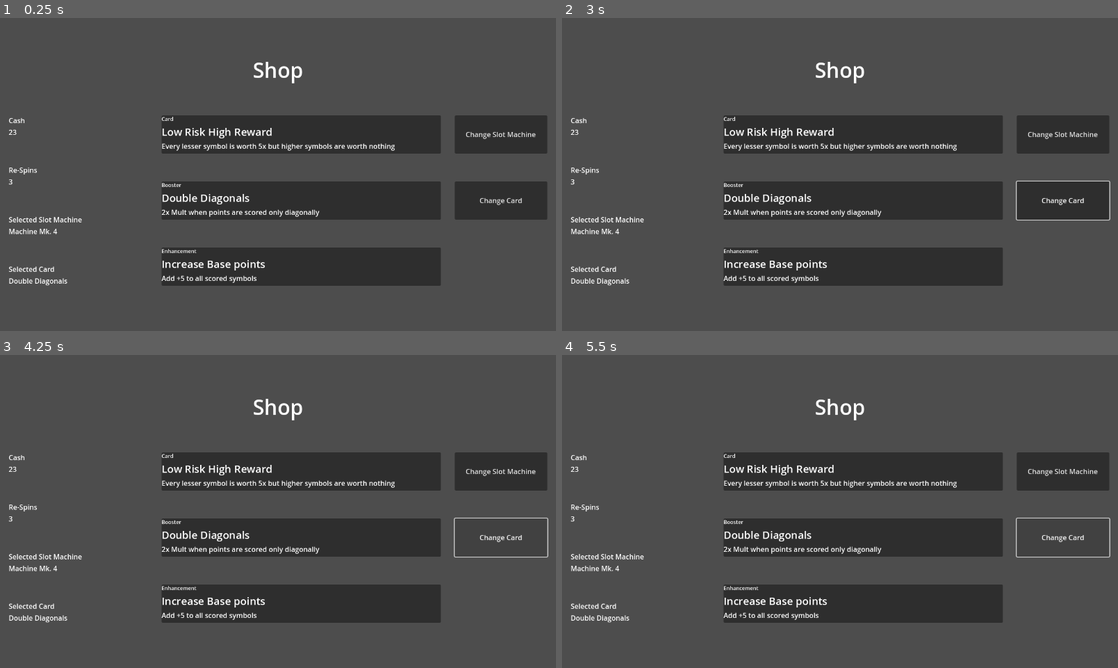
Above: before the commit, frames 1-4 (two rows, left to right).
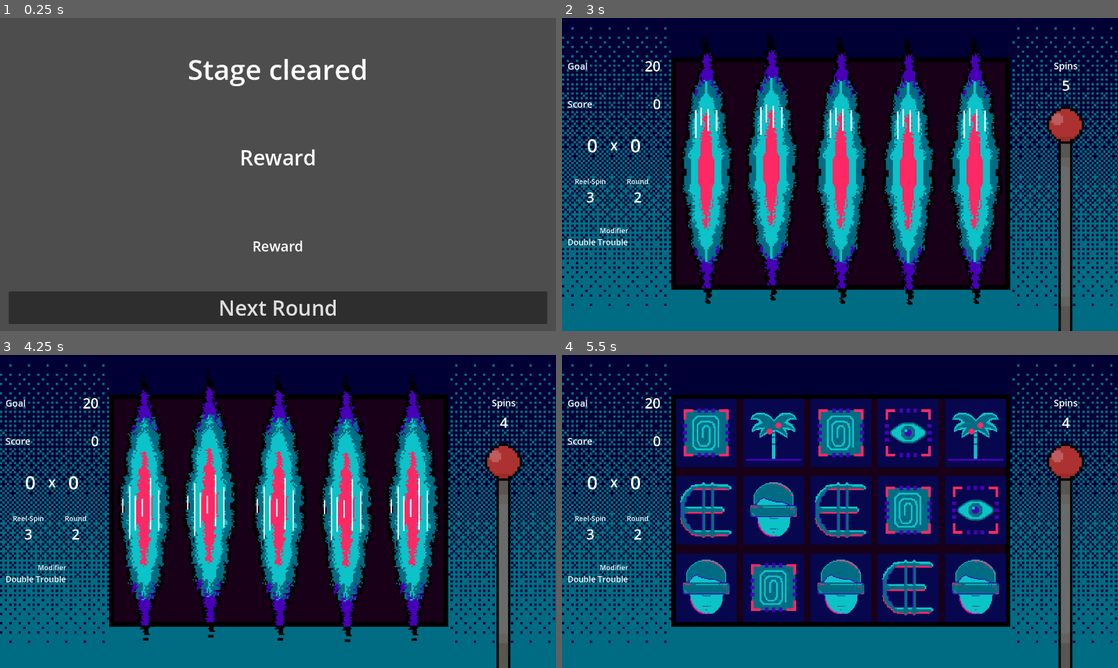
Above: after the commit, the same moments.

Repository: saveligulas/hackathon2025
Game: Godot game, scene res://scenes/shop.tscn
The game is run twice, just before and just after one commit, with the same random seed, the same clock (stepped at 60 frames per second) and the same inputs. This scene is started directly instead of the project's main scene.
Inputs (mouse positions are in pixels of both pictures, inside the frame that each line leads up to):
- Up to frame 1 (0.25 s): no input
- Up to frame 2 (3 s): click (862, 133) at 0.52 s; click (1062, 133) at 1.25 s, where only the run before the commit has a clickable "Change Slot Machine"; click (1062, 199) at 2 s, where only the run before the commit has a clickable "Change Card"; click (840, 305) at 2.75 s, where only the run after the commit has a clickable "Next Round"
- Up to frame 3 (4.25 s): click (505, 549) at 3.52 s
- Up to frame 4 (5.5 s): click (862, 470) at 4.27 s; click (1067, 549) at 5.02 s

The runs differ from the first frame. In frame 1, 34% of the frame differs, in the area x 1-99%, y 13-98%; in frame 2, 100%; in frame 3, 100%; in frame 4, 100%, in the area x 0-100%, y 0-100%.

Commit message:
Change shop and add game over screen

Diff:
--- /dev/null
+++ b/scenes/game_over.tscn
@@ -0,0 +1,40 @@
+[gd_scene load_steps=2 format=3 uid="uid://dshh66ykc4x6m"]
+
+[ext_resource type="Script" uid="uid://col0dybwb6ckr" path="res://src/core/game_over.gd" id="1_xeevv"]
+
+[node name="GameOver" type="Control"]
+layout_mode = 3
+anchors_preset = 15
+anchor_right = 1.0
+anchor_bottom = 1.0
+grow_horizontal = 2
+grow_vertical = 2
+script = ExtResource("1_xeevv")
+metadata/_edit_vertical_guides_ = [640.0]
+
+[node name="Label" type="Label" parent="."]
+layout_mode = 1
+anchors_preset = 15
+anchor_right = 1.0
+anchor_bottom = 1.0
+grow_horizontal = 2
+grow_vertical = 2
+theme_override_font_sizes/font_size = 156
+text = "Game Over"
+horizontal_alignment = 1
+vertical_alignment = 1
+
+[node name="Button" type="Button" parent="."]
+layout_mode = 1
+anchors_preset = 7
+anchor_left = 0.5
+anchor_top = 1.0
+anchor_right = 0.5
+anchor_bottom = 1.0
+offset_left = -167.0
+offset_top = -148.0
+offset_right = 167.25806
+offset_bottom = -82.0
+grow_horizontal = 2
+grow_vertical = 0
+text = "Back to Main Menu"
--- a/scenes/playing.tscn
+++ b/scenes/playing.tscn
@@ -240,6 +240,34 @@
 text = "Double Trouble"
 text_overrun_behavior = 3
 
+[node name="MarginContainer2" type="MarginContainer" parent="Slot Machine"]
+offset_left = 1554.5867
+offset_top = 142.30234
+offset_right = 1936.0829
+offset_bottom = 286.30234
+theme_override_constants/margin_left = 20
+theme_override_constants/margin_top = 0
+theme_override_constants/margin_right = 40
+theme_override_constants/margin_bottom = 20
+
+[node name="Spins" type="VBoxContainer" parent="Slot Machine/MarginContainer2"]
+custom_minimum_size = Vector2(320, 0)
+layout_mode = 2
+theme_override_constants/separation = 12
+
+[node name="Title" type="Label" parent="Slot Machine/MarginContainer2/Spins"]
+layout_mode = 2
+theme_override_font_sizes/font_size = 32
+text = "Spins"
+horizontal_alignment = 1
+
+[node name="Value" type="Label" parent="Slot Machine/MarginContainer2/Spins"]
+layout_mode = 2
+size_flags_horizontal = 3
+theme_override_font_sizes/font_size = 48
+text = "5"
+horizontal_alignment = 1
+
 [node name="ReelContainer" parent="." instance=ExtResource("9_rq5p2")]
 position = Vector2(262, 101)
 
--- a/scenes/shop.tscn
+++ b/scenes/shop.tscn
@@ -1,4 +1,6 @@
-[gd_scene format=3 uid="uid://cthxdcqxcchb"]
+[gd_scene load_steps=2 format=3 uid="uid://cthxdcqxcchb"]
+
+[ext_resource type="Script" uid="uid://825n77krh3mj" path="res://src/core/shop.gd" id="1_lx5au"]
 
 [node name="Shop" type="Control"]
 layout_mode = 3
@@ -7,6 +9,7 @@
 anchor_bottom = 1.0
 grow_horizontal = 2
 grow_vertical = 2
+script = ExtResource("1_lx5au")
 
 [node name="MarginContainer" type="MarginContainer" parent="."]
 layout_mode = 1
@@ -26,175 +29,28 @@
 [node name="Shop Label" type="Label" parent="MarginContainer/VBoxContainer"]
 custom_minimum_size = Vector2(0, 200)
 layout_mode = 2
-theme_override_font_sizes/font_size = 48
-text = "Shop"
+theme_override_font_sizes/font_size = 64
+text = "Stage cleared"
 horizontal_alignment = 1
 vertical_alignment = 1
 
-[node name="HFlowContainer" type="HFlowContainer" parent="MarginContainer/VBoxContainer"]
+[node name="Reward Title" type="Label" parent="MarginContainer/VBoxContainer"]
+custom_minimum_size = Vector2(0, 200)
 layout_mode = 2
-size_flags_vertical = 3
-theme_override_constants/h_separation = 32
+theme_override_font_sizes/font_size = 48
+text = "Reward"
+horizontal_alignment = 1
+vertical_alignment = 1
 
-[node name="Information" type="VBoxContainer" parent="MarginContainer/VBoxContainer/HFlowContainer"]
-custom_minimum_size = Vector2(320, 0)
+[node name="Reward" type="Label" parent="MarginContainer/VBoxContainer"]
+custom_minimum_size = Vector2(0, 200)
 layout_mode = 2
-theme_override_constants/separation = 64
+theme_override_font_sizes/font_size = 32
+text = "Reward"
+horizontal_alignment = 1
+vertical_alignment = 1
 
-[node name="Cash" type="VBoxContainer" parent="MarginContainer/VBoxContainer/HFlowContainer/Information"]
+[node name="Button" type="Button" parent="MarginContainer/VBoxContainer"]
 layout_mode = 2
-
-[node name="Title" type="Label" parent="MarginContainer/VBoxContainer/HFlowContainer/Information/Cash"]
-layout_mode = 2
-text = "Cash"
-
-[node name="Value" type="Label" parent="MarginContainer/VBoxContainer/HFlowContainer/Information/Cash"]
-layout_mode = 2
-text = "23"
-
-[node name="Spins" type="VBoxContainer" parent="MarginContainer/VBoxContainer/HFlowContainer/Information"]
-layout_mode = 2
-
-[node name="Title" type="Label" parent="MarginContainer/VBoxContainer/HFlowContainer/Information/Spins"]
-layout_mode = 2
-text = "Re-Spins"
-
-[node name="Value" type="Label" parent="MarginContainer/VBoxContainer/HFlowContainer/Information/Spins"]
-layout_mode = 2
-text = "3"
-
-[node name="Spins2" type="VBoxContainer" parent="MarginContainer/VBoxContainer/HFlowContainer/Information"]
-layout_mode = 2
-
-[node name="Title" type="Label" parent="MarginContainer/VBoxContainer/HFlowContainer/Information/Spins2"]
-layout_mode = 2
-text = "Selected Slot Machine"
-
-[node name="Value" type="Label" parent="MarginContainer/VBoxContainer/HFlowContainer/Information/Spins2"]
-layout_mode = 2
-text = "Machine Mk. 4"
-
-[node name="Spins3" type="VBoxContainer" parent="MarginContainer/VBoxContainer/HFlowContainer/Information"]
-layout_mode = 2
-
-[node name="Title" type="Label" parent="MarginContainer/VBoxContainer/HFlowContainer/Information/Spins3"]
-layout_mode = 2
-text = "Selected Card"
-
-[node name="Value" type="Label" parent="MarginContainer/VBoxContainer/HFlowContainer/Information/Spins3"]
-layout_mode = 2
-text = "Double Diagonals"
-
-[node name="Items" type="VBoxContainer" parent="MarginContainer/VBoxContainer/HFlowContainer"]
-custom_minimum_size = Vector2(600, 0)
-layout_mode = 2
-size_flags_horizontal = 3
-theme_override_constants/separation = 64
-
-[node name="Item1" type="HBoxContainer" parent="MarginContainer/VBoxContainer/HFlowContainer/Items"]
-layout_mode = 2
-size_flags_vertical = 3
-
-[node name="Button" type="Button" parent="MarginContainer/VBoxContainer/HFlowContainer/Items/Item1"]
-layout_mode = 2
-size_flags_horizontal = 3
-
-[node name="VBoxContainer" type="VBoxContainer" parent="MarginContainer/VBoxContainer/HFlowContainer/Items/Item1/Button"]
-layout_mode = 1
-anchors_preset = 15
-anchor_right = 1.0
-anchor_bottom = 1.0
-grow_horizontal = 2
-grow_vertical = 2
-size_flags_horizontal = 3
-
-[node name="Type Label" type="Label" parent="MarginContainer/VBoxContainer/HFlowContainer/Items/Item1/Button/VBoxContainer"]
-layout_mode = 2
-theme_override_font_sizes/font_size = 12
-text = "Card"
-
-[node name="Name" type="Label" parent="MarginContainer/VBoxContainer/HFlowContainer/Items/Item1/Button/VBoxContainer"]
-layout_mode = 2
-theme_override_font_sizes/font_size = 24
-text = "Low Risk High Reward"
-
-[node name="Description" type="Label" parent="MarginContainer/VBoxContainer/HFlowContainer/Items/Item1/Button/VBoxContainer"]
-layout_mode = 2
-text = "Every lesser symbol is worth 5x but higher symbols are worth nothing"
-
-[node name="Item2" type="HBoxContainer" parent="MarginContainer/VBoxContainer/HFlowContainer/Items"]
-layout_mode = 2
-size_flags_vertical = 3
-
-[node name="Button" type="Button" parent="MarginContainer/VBoxContainer/HFlowContainer/Items/Item2"]
-layout_mode = 2
-size_flags_horizontal = 3
-
-[node name="VBoxContainer" type="VBoxContainer" parent="MarginContainer/VBoxContainer/HFlowContainer/Items/Item2/Button"]
-layout_mode = 1
-anchors_preset = 15
-anchor_right = 1.0
-anchor_bottom = 1.0
-grow_horizontal = 2
-grow_vertical = 2
-size_flags_horizontal = 3
-
-[node name="Type Label" type="Label" parent="MarginContainer/VBoxContainer/HFlowContainer/Items/Item2/Button/VBoxContainer"]
-layout_mode = 2
-theme_override_font_sizes/font_size = 12
-text = "Booster"
-
-[node name="Name" type="Label" parent="MarginContainer/VBoxContainer/HFlowContainer/Items/Item2/Button/VBoxContainer"]
-layout_mode = 2
-theme_override_font_sizes/font_size = 24
-text = "Double Diagonals"
-
-[node name="Description" type="Label" parent="MarginContainer/VBoxContainer/HFlowContainer/Items/Item2/Button/VBoxContainer"]
-layout_mode = 2
-text = "2x Mult when points are scored only diagonally"
-
-[node name="Item3" type="HBoxContainer" parent="MarginContainer/VBoxContainer/HFlowContainer/Items"]
-layout_mode = 2
-size_flags_vertical = 3
-
-[node name="Button" type="Button" parent="MarginContainer/VBoxContainer/HFlowContainer/Items/Item3"]
-layout_mode = 2
-size_flags_horizontal = 3
-
-[node name="VBoxContainer" type="VBoxContainer" parent="MarginContainer/VBoxContainer/HFlowContainer/Items/Item3/Button"]
-layout_mode = 1
-anchors_preset = 15
-anchor_right = 1.0
-anchor_bottom = 1.0
-grow_horizontal = 2
-grow_vertical = 2
-size_flags_horizontal = 3
-
-[node name="Type Label" type="Label" parent="MarginContainer/VBoxContainer/HFlowContainer/Items/Item3/Button/VBoxContainer"]
-layout_mode = 2
-theme_override_font_sizes/font_size = 12
-text = "Enhancement"
-
-[node name="Name" type="Label" parent="MarginContainer/VBoxContainer/HFlowContainer/Items/Item3/Button/VBoxContainer"]
-layout_mode = 2
-theme_override_font_sizes/font_size = 24
-text = "Increase Base points"
-
-[node name="Description" type="Label" parent="MarginContainer/VBoxContainer/HFlowContainer/Items/Item3/Button/VBoxContainer"]
-layout_mode = 2
-text = "Add +5 to all scored symbols"
-
-[node name="Select" type="VBoxContainer" parent="MarginContainer/VBoxContainer/HFlowContainer"]
-layout_mode = 2
-size_flags_horizontal = 3
-theme_override_constants/separation = 64
-
-[node name="Change Slot Machine" type="Button" parent="MarginContainer/VBoxContainer/HFlowContainer/Select"]
-custom_minimum_size = Vector2(0, 88)
-layout_mode = 2
-text = "Change Slot Machine"
-
-[node name="Change Card" type="Button" parent="MarginContainer/VBoxContainer/HFlowContainer/Select"]
-custom_minimum_size = Vector2(0, 88)
-layout_mode = 2
-text = "Change Card"
+theme_override_font_sizes/font_size = 48
+text = "Next Round"
--- a/src/core/gameManager.gd
+++ b/src/core/gameManager.gd
@@ -41,4 +41,6 @@
 
         GamePhase.GAMEOVER:
             print("GamePhase: Change to Game Over")
+
+            get_tree().change_scene_to_file("res://scenes/game_over.tscn")
             run_manager.reset()
--- /dev/null
+++ b/src/core/game_over.gd
@@ -0,0 +1,9 @@
+extends Control
+
+@onready var button: Button = $Button
+
+func _ready() -> void:
+    button.pressed.connect(_back_to_main_menu)
+
+func _back_to_main_menu():
+    GameManager.change_phase(GameManager.GamePhase.MENU)
--- a/src/core/playing.gd
+++ b/src/core/playing.gd
@@ -17,6 +17,7 @@
 @onready var reel_spin_label: Label = $"Slot Machine/MarginContainer/Information/HBoxContainer/ReelSpin/Value"
 @onready var round_label: Label = $"Slot Machine/MarginContainer/Information/HBoxContainer/Round/Value"
 @onready var modifier_list: VBoxContainer = $"Slot Machine/MarginContainer/Information/ModifierContainer/Modifier"
+@onready var spins_left: Label = $"Slot Machine/MarginContainer2/Spins/Value"
 
 var is_spinning: bool = false
 var run_manager: Node
@@ -53,6 +54,7 @@
     is_spinning = true
     reel_container.start_spinners()
     reel_container.prepare_all_reels()
+    update_ui_labels()
 
 func _on_spin_completed(result_grid: Array):
     print("\n=== Spin Result ===")
@@ -92,6 +94,7 @@
     goal_label.text = str(run_manager.get_current_goal())
     score_label.text = str(run_manager.get_total_score())
     round_label.text = str(run_manager.get_current_round())
+    spins_left.text = str(run_manager.MAX_SPINS_PER_ROUND - run_manager.spins_this_round)
 
 func _on_goal_reached():
     await get_tree().create_timer(5).timeout
--- a/src/core/runManager.gd
+++ b/src/core/runManager.gd
@@ -14,6 +14,8 @@
 var current_goal: int = 20
 var current_round: int = 1
 var total_score: int = 0
+var spins_this_round: int = 0
+const MAX_SPINS_PER_ROUND := 5
 
 func _ready():
     print("RunManager loaded")
@@ -32,6 +34,8 @@
 func initialize():
     game_state = GameState.new()
     slot_machine_manager = SlotMachineManager.new()
+    spins_this_round = 0
+    total_score = 0
 
     if game_state.player_data == null:
         game_state.player_data = PlayerData.new()
@@ -45,6 +49,11 @@
 
 func execute_spin() -> Array:
     print("Executing spin...")
+    if not can_spin():
+        print("No spins left this round!")
+        GameManager.change_phase(GameManager.GamePhase.GAMEOVER)
+        return []
+    spins_this_round += 1
 
     # Apply BEFORE_SPIN effects
     apply_effects(Effect.EffectTiming.BEFORE_SPIN)
@@ -125,16 +134,19 @@
     total_score += score
     if total_score >= current_goal:
         emit_signal("goal_reached")
-        advance_round()
 
 func advance_round():
     current_round += 1
+    spins_this_round = 0
     emit_signal("round_advanced")
 
 func reset_round_for_goal():
     @warning_ignore("narrowing_conversion")
     current_goal = int(current_goal * 1.5)
     total_score = 0
+
+func can_spin() -> bool:
+    return spins_this_round < MAX_SPINS_PER_ROUND
 
 func get_current_goal():
     return current_goal
--- /dev/null
+++ b/src/core/shop.gd
@@ -0,0 +1,11 @@
+extends Control
+
+@onready var next_round_button: Button = $MarginContainer/VBoxContainer/Button
+var run_manager = GameManager.get_node("RunManager")
+
+func _ready() -> void:
+    next_round_button.pressed.connect(_on_next_round_pressed)
+
+func _on_next_round_pressed():
+    run_manager.advance_round()
+    GameManager.change_phase(GameManager.GamePhase.PLAYING)
Not shown, added: src/core/game_over.gd.uid
Not shown, added: src/core/shop.gd.uid
